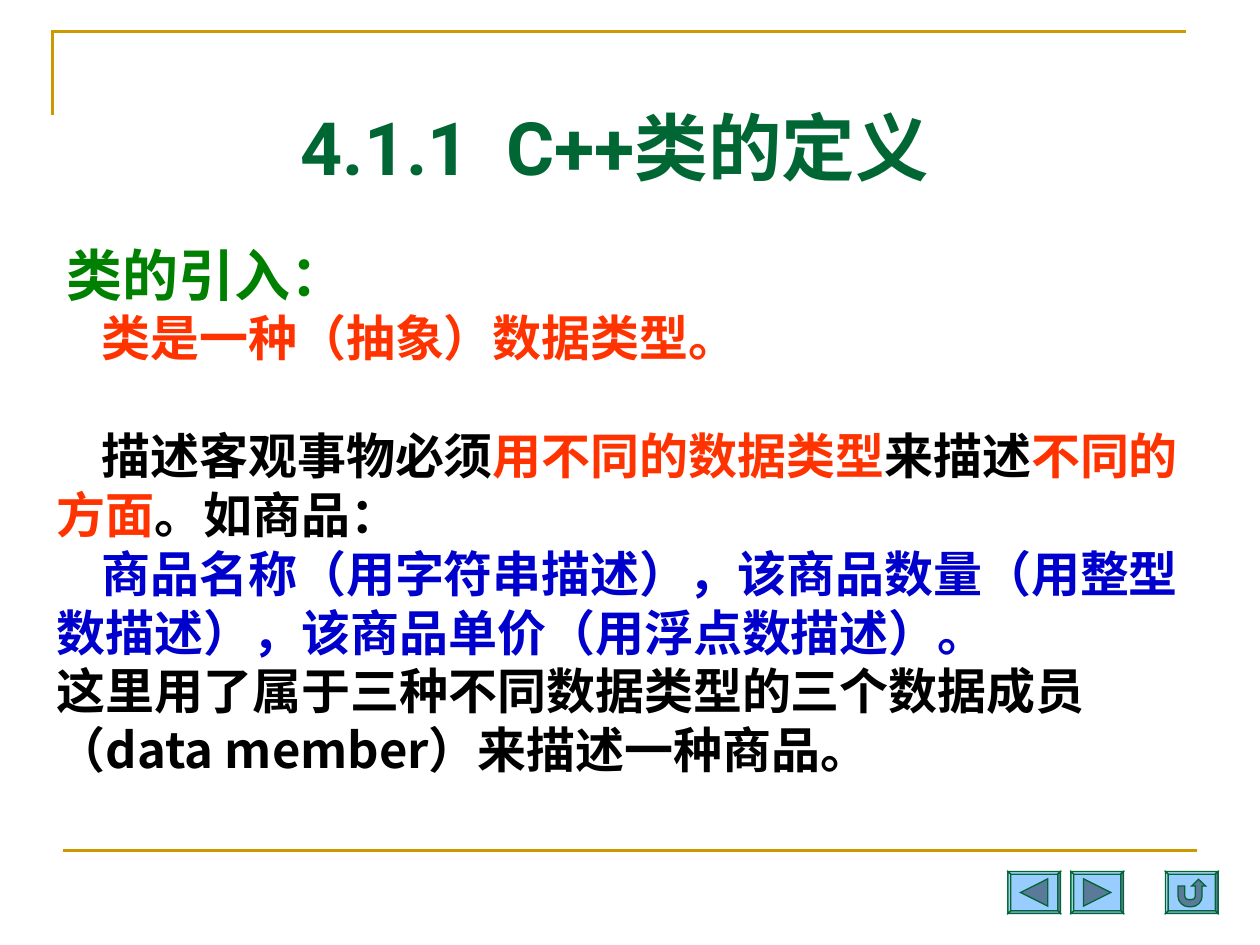
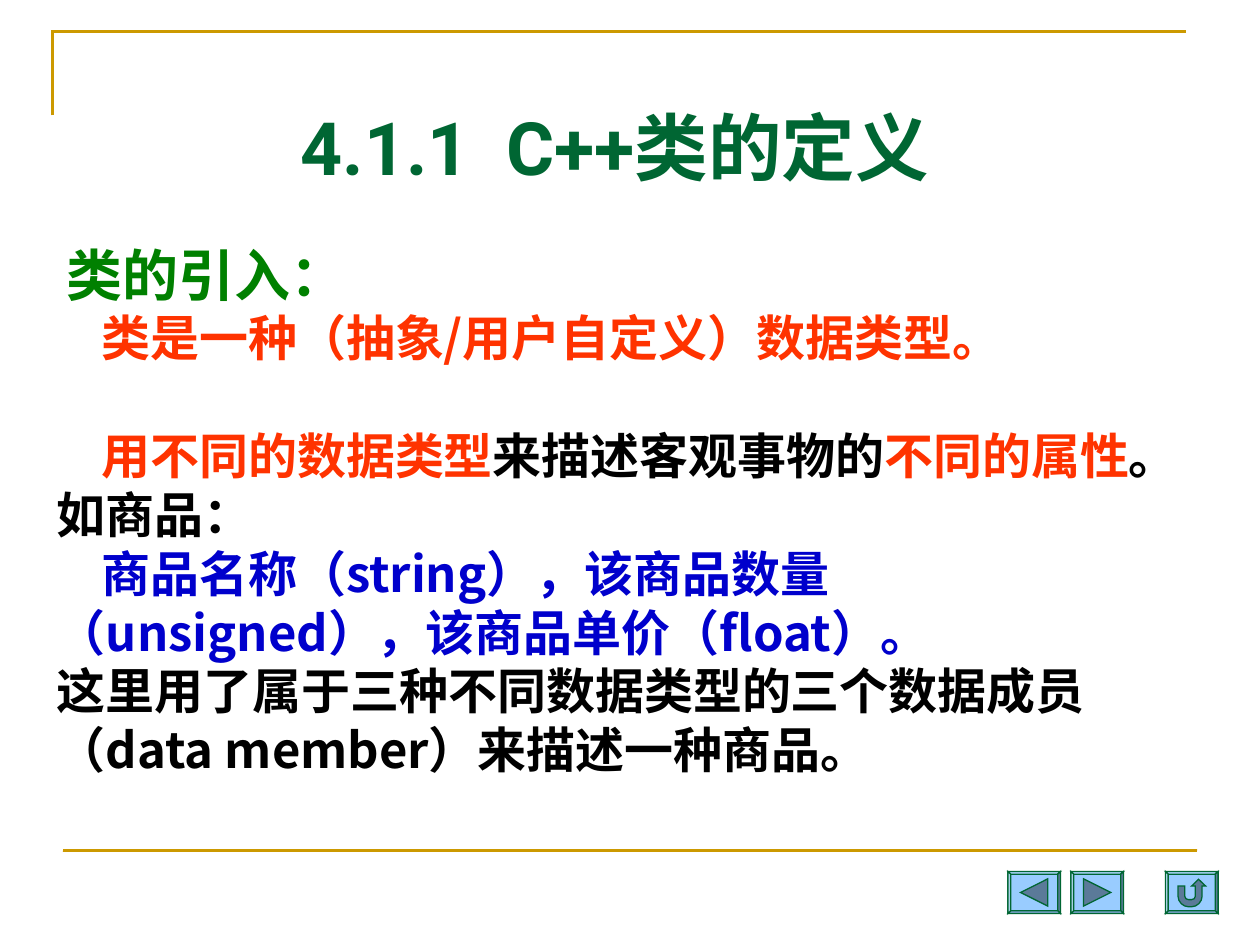
Before and after one commit to Changhe160/Changhe160.github.io, a slide deck: slide 6 of teachingRes/Cplusplus/unit04类与对象.ppt (slide 7 before the commit). Drawn at 1260x945 pixels with LibreOffice and Linux fonts; fonts in the diff are those of the drawing. Boxes give left, top, right and bottom in pixels: in the first picture for what was removed or moved away, otherwise in the second. Text is boxed around its words. In the diff, an @@ line names an element or a change of style, - is before the commit and + after.

```diff
--- a/teachingRes/Cplusplus/unit04类与对象.ppt
+++ b/teachingRes/Cplusplus/unit04类与对象.ppt
@@ text at [57, 314, 1178, 663]: text changed @@
-类是一种（抽象）数据类型。
-描述客观事物必须用不同的数据类型来描述不同的方面。如商品：
-商品名称（用字符串描述），该商品数量（用整型数描述），该商品单价（用浮点数描述）。
+类是一种（抽象/用户自定义）数据类型。
+用不同的数据类型来描述客观事物的不同的属性。如商品：
+商品名称（string），该商品数量（unsigned），该商品单价（float）。
```
Also in this commit, not shown: 18 other slides changed, 6 slides removed.
